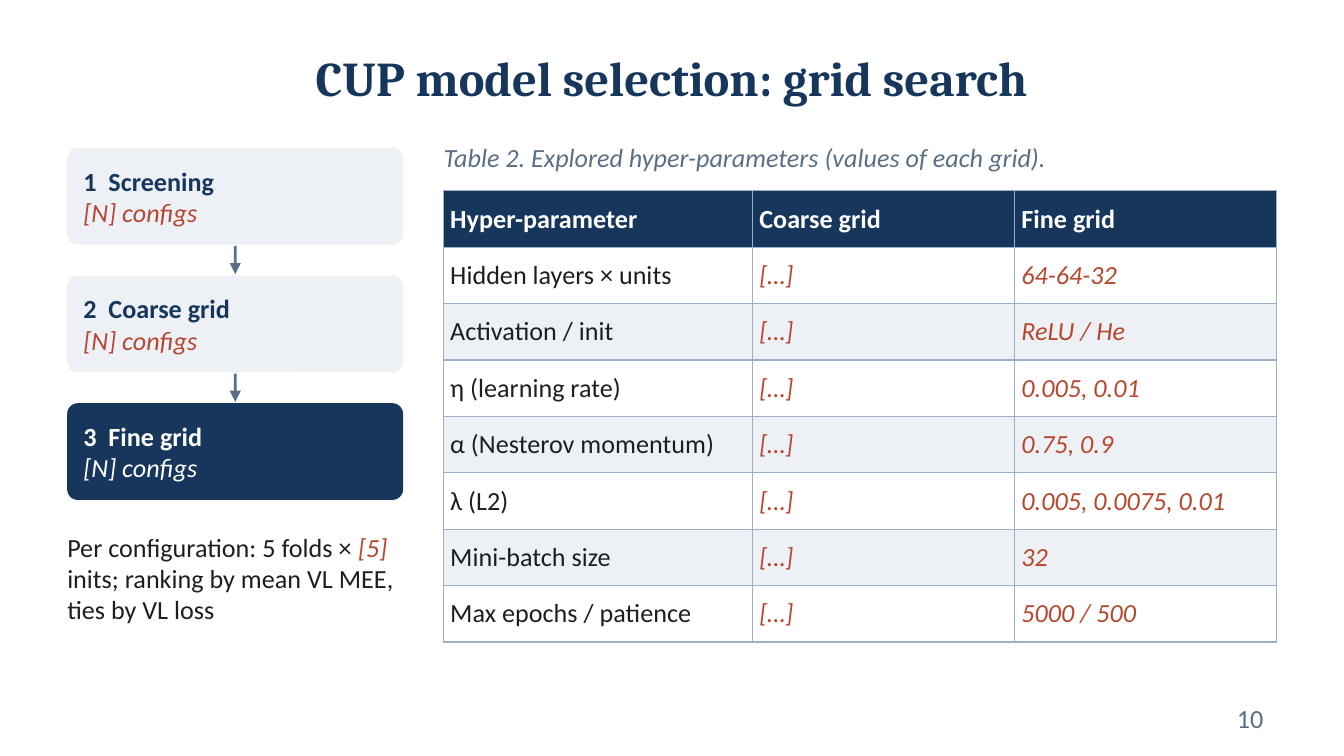
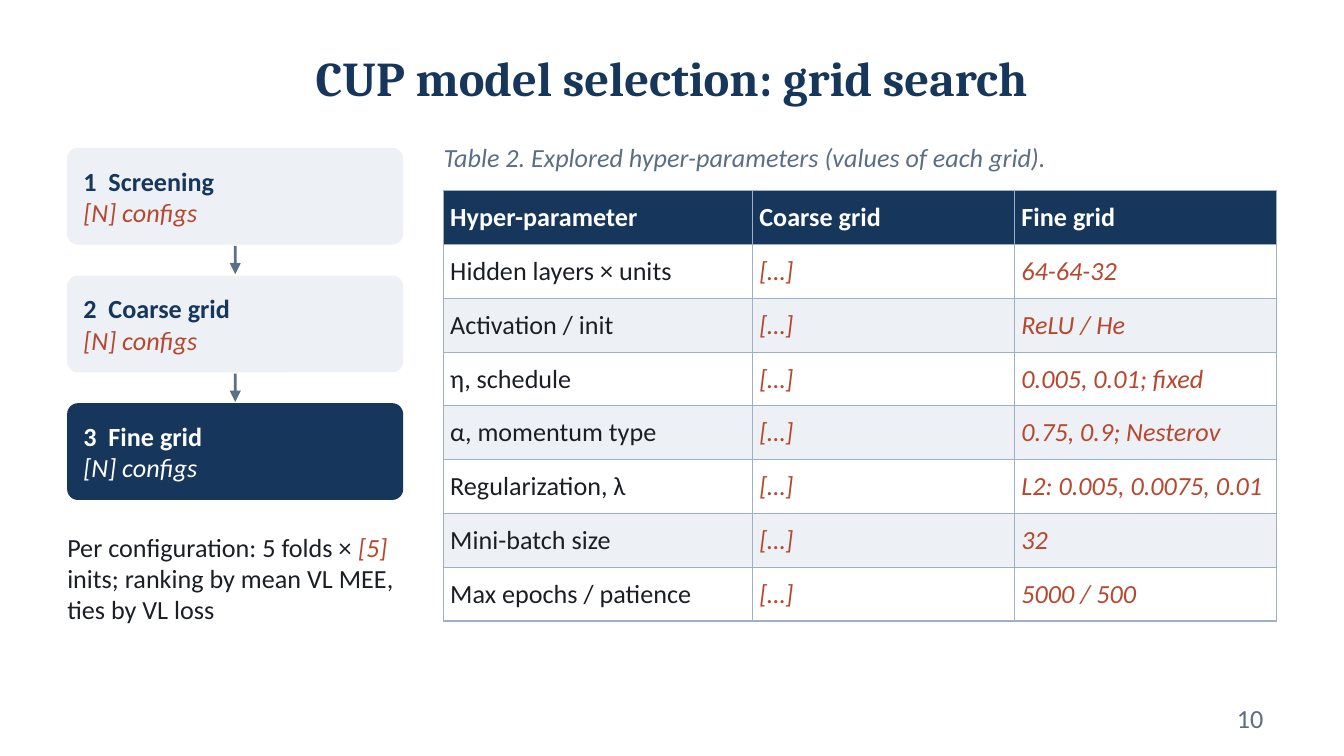
Before and after one commit to Fred-ef/ml_proj, a slide deck: slide 10 of Federico_Cristofaro_ML-2025_slides.pptx. Drawn at 1344x756 pixels with LibreOffice and Linux fonts; fonts in the diff are those of the drawing. Boxes give left, top, right and bottom in pixels: in the first picture for what was removed or moved away, otherwise in the second. Text is boxed around its words. In the diff, an @@ line names an element or a change of style, - is before the commit and + after.

```diff
--- a/Federico_Cristofaro_ML-2025_slides.pptx
+++ b/Federico_Cristofaro_ML-2025_slides.pptx
@@ table at (x1=444, y1=191, x2=1277, y2=612) @@
-row 4, column 1: η (learning rate)
+row 4, column 1: η, schedule
-row 4, column 3: 0.005, 0.01
+row 4, column 3: 0.005, 0.01; fixed
-row 5, column 1: α (Nesterov momentum)
+row 5, column 1: α, momentum type
-row 5, column 3: 0.75, 0.9
+row 5, column 3: 0.75, 0.9; Nesterov
-row 6, column 1: λ (L2)
+row 6, column 1: Regularization, λ
-row 6, column 3: 0.005, 0.0075, 0.01
+row 6, column 3: L2: 0.005, 0.0075, 0.01
```
Also in this commit, not shown: 4 other slides changed.
